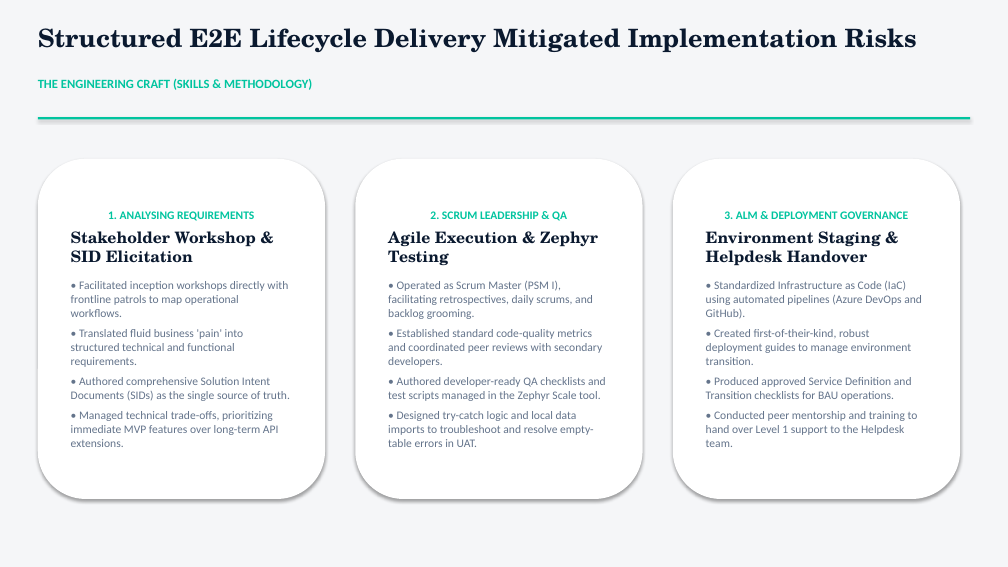
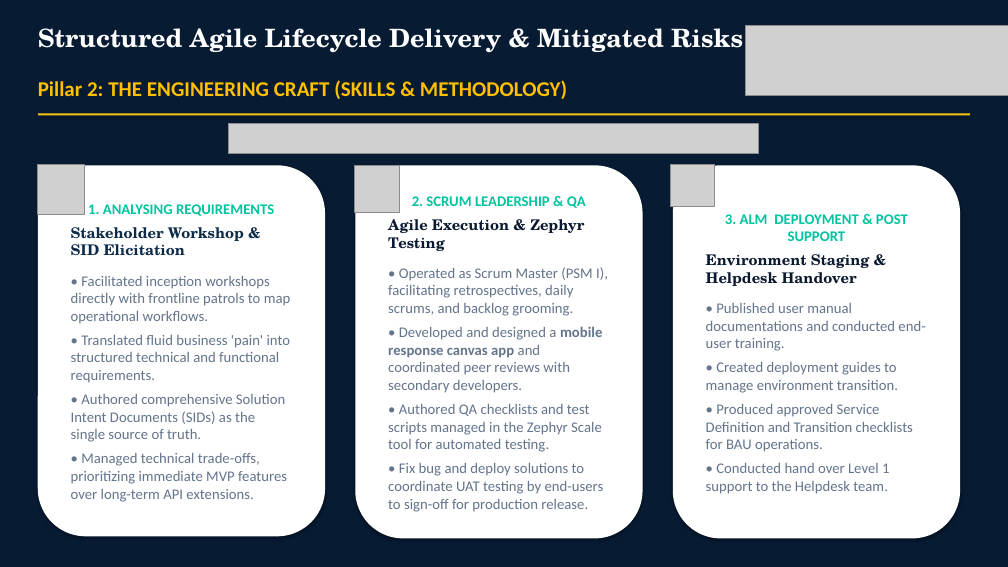
Before and after one commit to daveliong/Projects, a slide deck: slide 3 of VIA/vehicle_inspection_app_case_study.pptx (slide 6 before the commit). Drawn at 1008x567 pixels with LibreOffice and Linux fonts; fonts in the diff are those of the drawing; grey boxes stand for pictures. Boxes give left, top, right and bottom in pixels: in the first picture for what was removed or moved away, otherwise in the second. Text is boxed around its words. In the diff, an @@ line names an element or a change of style, - is before the commit and + after.

Commit message:
VIA Case study
Release of VIA

```diff
--- a/VIA/vehicle_inspection_app_case_study.pptx
+++ b/VIA/vehicle_inspection_app_case_study.pptx
@@ rectangle added at (0,0,1008,567), fill #071B33 @@
@@ text at (38,28,743,52): text changed; text colour #0A192F to #FFFFFF @@
-Structured E2E Lifecycle Delivery Mitigated Implementation Risks
+Structured Agile Lifecycle Delivery & Mitigated Risks
@@ picture added at (746,26,1008,96) @@
@@ text at (38,80,567,99): text changed; size 12 to 20 pt; text colour #00C49F to #FFC000 @@
-THE ENGINEERING CRAFT (SKILLS & METHODOLOGY)
+Pillar 2: THE ENGINEERING CRAFT (SKILLS & METHODOLOGY)
@@ rectangle: place and size @@
-rectangle at (38,117,970,119)
+rectangle at (38,113,970,116)
@@ rectangle at (38,113,970,116): fill #00C49F to #F6C514 @@
@@ picture added at (228,123,758,154) @@
@@ rounded rectangle "1. ANALYSING REQUIREMENTS": place and size @@
-rounded rectangle "1. ANALYSING REQUIREMENTS" at (38,159,325,499)
+rounded rectangle "1. ANALYSING REQUIREMENTS" at (38,166,325,537)
@@ rounded rectangle "1. ANALYSING REQUIREMENTS" at (38,166,325,537): size 11 to 14 pt; size 15 to 14 pt, text colour #0A192F to #0D2B49 in "Stakeholder Workshop & SID Elicitation" @@
@@ picture added at (38,164,84,215) @@
@@ rounded rectangle "2. SCRUM LEADERSHIP & QA": place and size @@
-rounded rectangle "2. SCRUM LEADERSHIP & QA" at (355,159,643,499)
+rounded rectangle "2. SCRUM LEADERSHIP & QA" at (355,166,643,538)
@@ picture added at (355,166,399,213) @@
@@ picture added at (671,164,715,206) @@
@@ rounded rectangle "3. ALM DEPLOYMENT & POST ...": place and size @@
-rounded rectangle "3. ALM DEPLOYMENT & POST ..." at (673,159,960,499)
+rounded rectangle "3. ALM DEPLOYMENT & POST ..." at (673,166,960,538)
@@ text in rounded rectangle at (388,196,608,316): size 11 to 14 pt in "2. SCRUM LEADERSHIP & QA", "• Operated as Scrum Master (PSM I), ..."; size 15 to 14 pt in "Agile Execution & Zephyr Testing" @@
@@ text in rounded rectangle at (725,214,908,241): text changed; size 11 to 14 pt @@
-3. ALM & DEPLOYMENT GOVERNANCE
+3. ALM DEPLOYMENT & POST SUPPORT
@@ text in rounded rectangle at (706,254,913,452): size 15 to 14 pt in "Environment Staging & Helpdesk Handover"; size 11 to 14 pt in "• Produced approved Service Definition and Transition ..." @@
@@ text in rounded rectangle at (388,326,604,512): text changed; size 11 to 14 pt @@
-• Established standard code-quality metrics and coordinated peer reviews with secondary developers.
-• Authored developer-ready QA checklists and test scripts managed in the Zephyr Scale tool.
-• Designed try-catch logic and local data imports to troubleshoot and resolve empty-table errors in UAT.
+• Developed and designed a mobile response canvas app and coordinated peer reviews with secondary developers.
+• Authored QA checklists and test scripts managed in the Zephyr Scale tool for automated testing.
+• Fix bug and deploy solutions to coordinate UAT testing by end-users to sign-off for production release.
@@ text in rounded rectangle at (706,303,925,393): text changed; size 11 to 14 pt @@
-• Standardized Infrastructure as Code (IaC) using automated pipelines (Azure DevOps and GitHub).
-• Created first-of-their-kind, robust deployment guides to manage environment transition.
+• Published user manual documentations and conducted end-user training.
+• Created deployment guides to manage environment transition.
@@ text in rounded rectangle at (706,463,889,494): text changed; size 11 to 14 pt @@
-• Conducted peer mentorship and training to hand over Level 1 support to the Helpdesk team.
+• Conducted hand over Level 1 support to the Helpdesk team.
```
Also in this commit, not shown: 4 other slides changed, 2 slides added, 2 slides removed, 2 other files.
